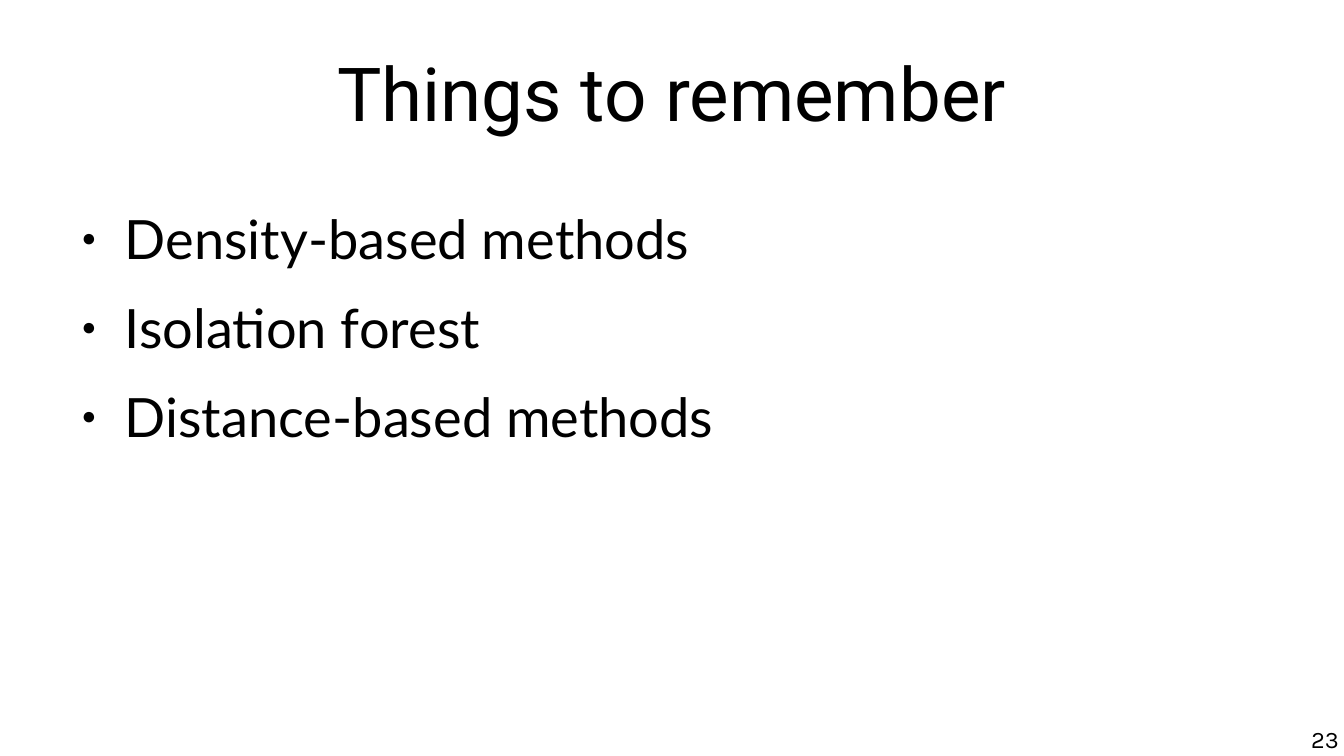
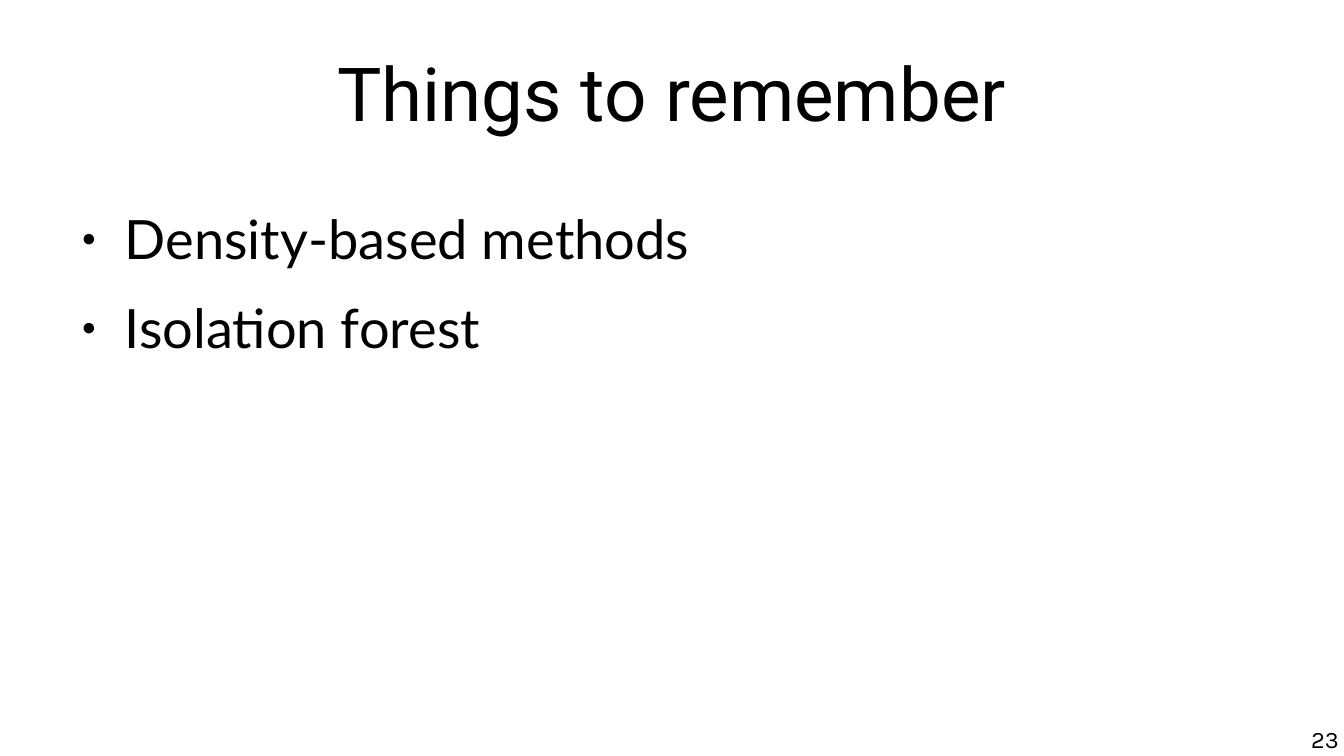
Before and after one commit to chatox/data-mining-course, a slide deck: slide 23 of theory/odp/tt21_outliers_isolation.odp. Drawn at 1344x756 pixels with LibreOffice and Linux fonts; fonts in the diff are those of the drawing. Boxes give left, top, right and bottom in pixels: in the first picture for what was removed or moved away, otherwise in the second. Text is boxed around its words. In the diff, an @@ line names an element or a change of style, - is before the commit and + after.

```diff
--- a/theory/odp/tt21_outliers_isolation.odp
+++ b/theory/odp/tt21_outliers_isolation.odp
@@ text at (125, 397, 713, 438): paragraph removed @@
-● Distance-based methods
```
Also in this commit, not shown: 11 other slides changed, 1 slide added, 1 slide removed, 1 other file.
